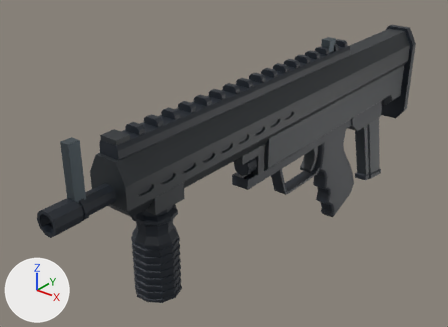
What one commit did to the glTF model Game/Assets/_SwapHunter/Resources/VisualV2/Weapons/weapon_02.glb.
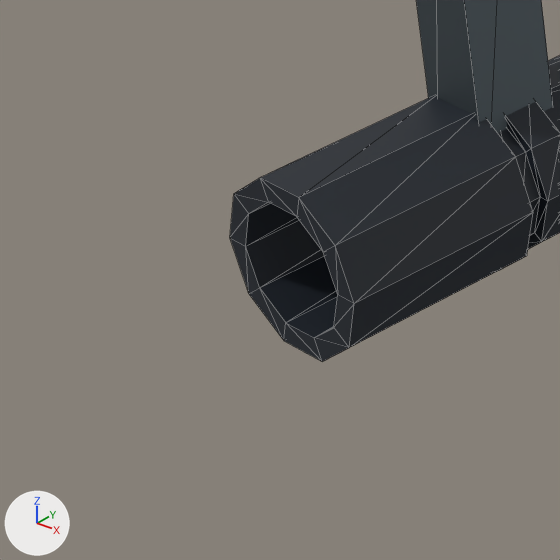
The first picture shows the older version from a 50 mm lens placed at (0.461, -0.777, 0.381), pointed at (-0.063, -0.122, -0.025). The close-ups show the older and then the newer version on the part from 0% to 19% of the width and 56% to 82% of the height of that picture. Only the edits that show in the close-ups are written down. The lights are fixed; the arrows at lower left show +X, +Y and +Z. The close-ups show mesh edges as thin lines.

The scene before the commit, as lines of its bpy script (objects in view):
```python
me_cube_002 = bpy.data.meshes.new('Cube.002')
me_cube_002.from_pydata(...)  # a box spanning x -0.006..0.006, y -0.007..0.007, z -0.038..0.038; a box spanning x -0.007..0.007, y 0.486..0.504, z -0.101..0.038
me_cube_002.materials.append(mat_project_action_metal)  # dark grey #555f65
me_source_bullpup_2_0_mesh = bpy.data.meshes.new('source_Bullpup_2_0_mesh')
me_source_bullpup_2_0_mesh.from_pydata(...)  # 1326 vertices, 2476 faces; spans x -0.033..0.033, y -0.479..0.321, z -0.195..0.129
# faces by material slot: [1794, 296, 386]
me_source_bullpup_2_0_mesh.materials.append(mat_maindark)  # dark blue #1c232c
me_source_bullpup_2_0_mesh.materials.append(mat_main)  # dark grey #272c30
me_source_bullpup_2_0_mesh.materials.append(mat_mainlight)  # dark grey #2f353a
ob_cc0_weapon_02_geometry = bpy.data.objects.new('CC0_weapon_02_geometry', me_cube_002)
ob_cc0_weapon_02_geometry.parent = ob_cc0_weapon_02
ob_cc0_weapon_02_geometry.location = (0.0, -0.44, 0.101)
ob_receiver_geometry = bpy.data.objects.new('receiver_geometry', me_source_bullpup_2_0_mesh)
ob_receiver_geometry.parent = ob_receiver
ob_receiver_geometry.location = (0.0, 0.0, 0.0)
```
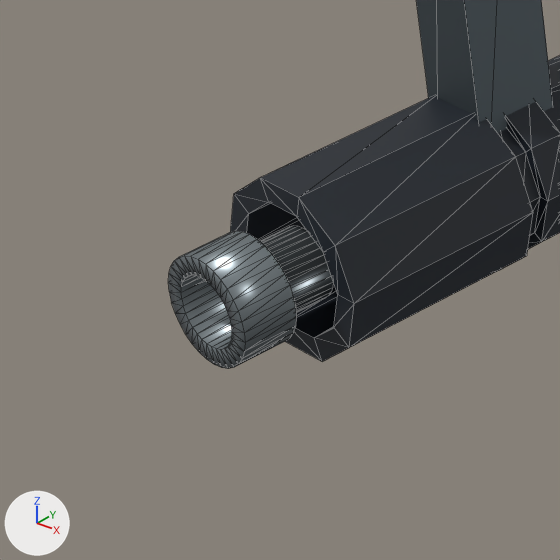
The change, as a list of edits to the scene's bpy script:
```text
Add mat_october_satin_fasteners:
    mat_october_satin_fasteners = principled_material('October satin fasteners')
    mat_october_satin_fasteners.base_color = (0.26, 0.3, 0.32)  # grey #8b9599
    mat_october_satin_fasteners.metallic = 0.82
    mat_october_satin_fasteners.roughness = 0.29
Add me_hollow_barrel_crown:
    me_hollow_barrel_crown.from_pydata(...)  # 128 vertices, 192 faces; spans x -0.009..0.009, y -0.4936..-0.4756, z 0.0543..0.0723
    me_hollow_barrel_crown.materials.append(mat_october_satin_fasteners)  # grey #8b9599
Add ob_hollow_barrel_crown:
    ob_hollow_barrel_crown = bpy.data.objects.new('Hollow barrel crown', me_hollow_barrel_crown)
    ob_hollow_barrel_crown.parent = ob_cc0_weapon_02
    ob_hollow_barrel_crown.location = (0.0, 0.0, 0.0)
```

Boxes [x1, y1, x2, y2] around the edits, measured in the close-ups (560 x 560 px):
'Hollow barrel crown', added: after [168, 225, 333, 369]
